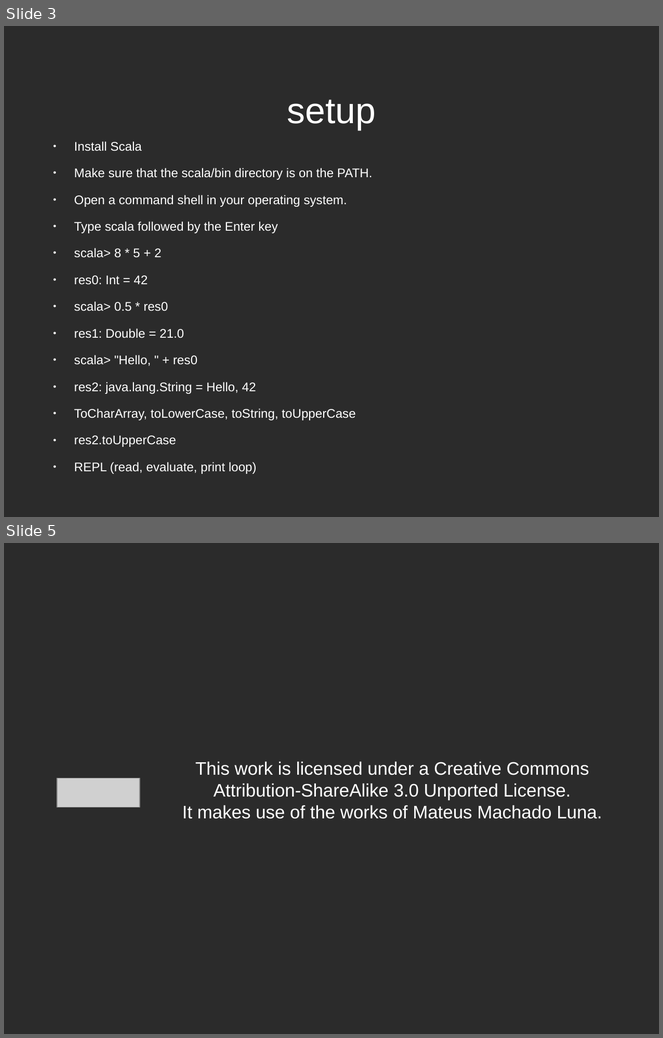
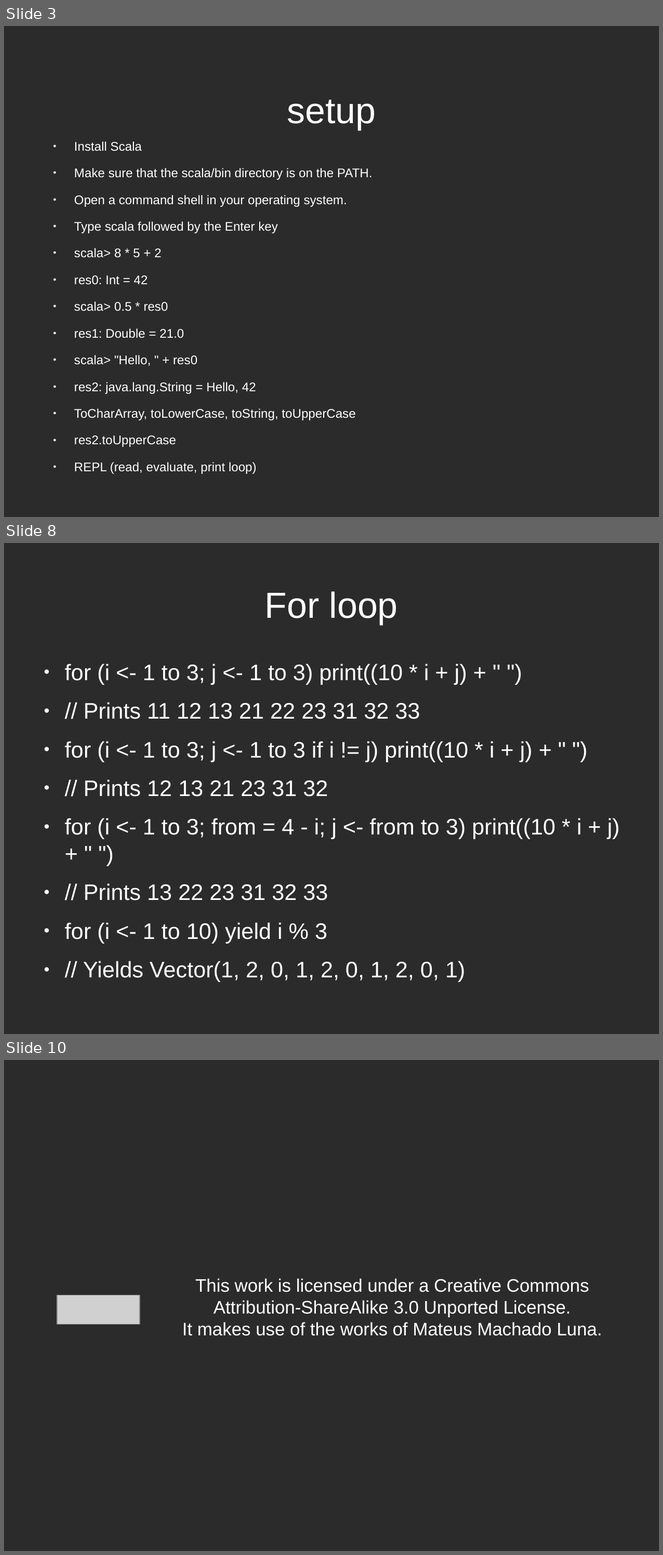
Before and after one commit to krishxx/scala, a slide deck: docs/scala_basics.odp. Shown one above the other, each under a label of ours: slides 3 and 5 before the commit, slides 3, 8 and 10 after it; the slides between them are not shown. The pictures are 663x1038 and 663x1555 pixels, drawn with LibreOffice and Linux fonts; fonts in the diff are those of the drawing; grey boxes stand for pictures; background and template pictures are left out; a plain dark background stands for a picture behind light text. Boxes give left, top, right and bottom in pixels: in the first picture for what was removed or moved away, otherwise in the second. Text is boxed around its words. In the diff, an @@ line names an element or a change of style, - is before the commit and + after.

```diff
--- a/docs/scala_basics.odp
+++ b/docs/scala_basics.odp
@@ slide 8 added at (4,543,659,1034), background picture (left out) @@
@@ title added at (265,591,398,625), 44 pt, text #FFFFFF @@
+For loop
@@ text added at (65,664,620,982), 27.2 pt, text #FFFFFF @@
+● for (i <- 1 to 3; j <- 1 to 3) print((10 * i + j) + " ")
+● // Prints 11 12 13 21 22 23 31 32 33
+● for (i <- 1 to 3; j <- 1 to 3 if i != j) print((10 * i + j) + " ")
+● // Prints 12 13 21 23 31 32
+● for (i <- 1 to 3; from = 4 - i; j <- from to 3) print((10 * i + j) + " ")
+● // Prints 13 22 23 31 32 33
+● for (i <- 1 to 10) yield i % 3
+● // Yields Vector(1, 2, 0, 1, 2, 0, 1, 2, 0, 1)
@@ what was slide 5 is now slide 10 @@
```
Also in this commit, not shown: 1 slide changed, 4 other slides added, 29 other files.
